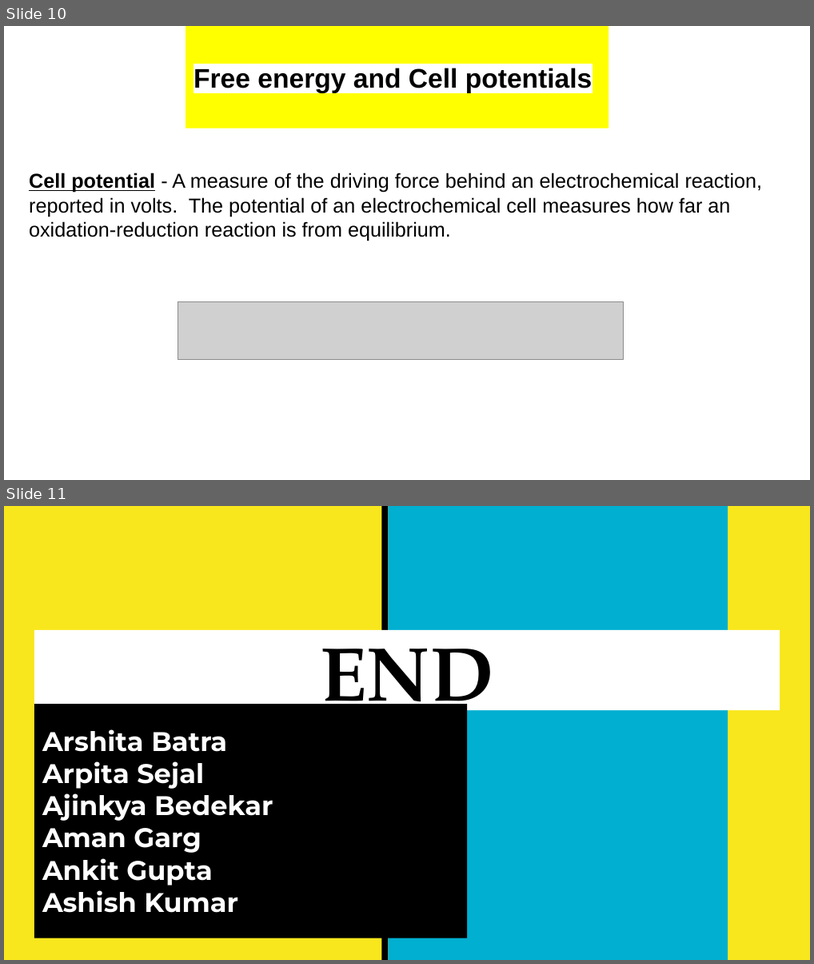
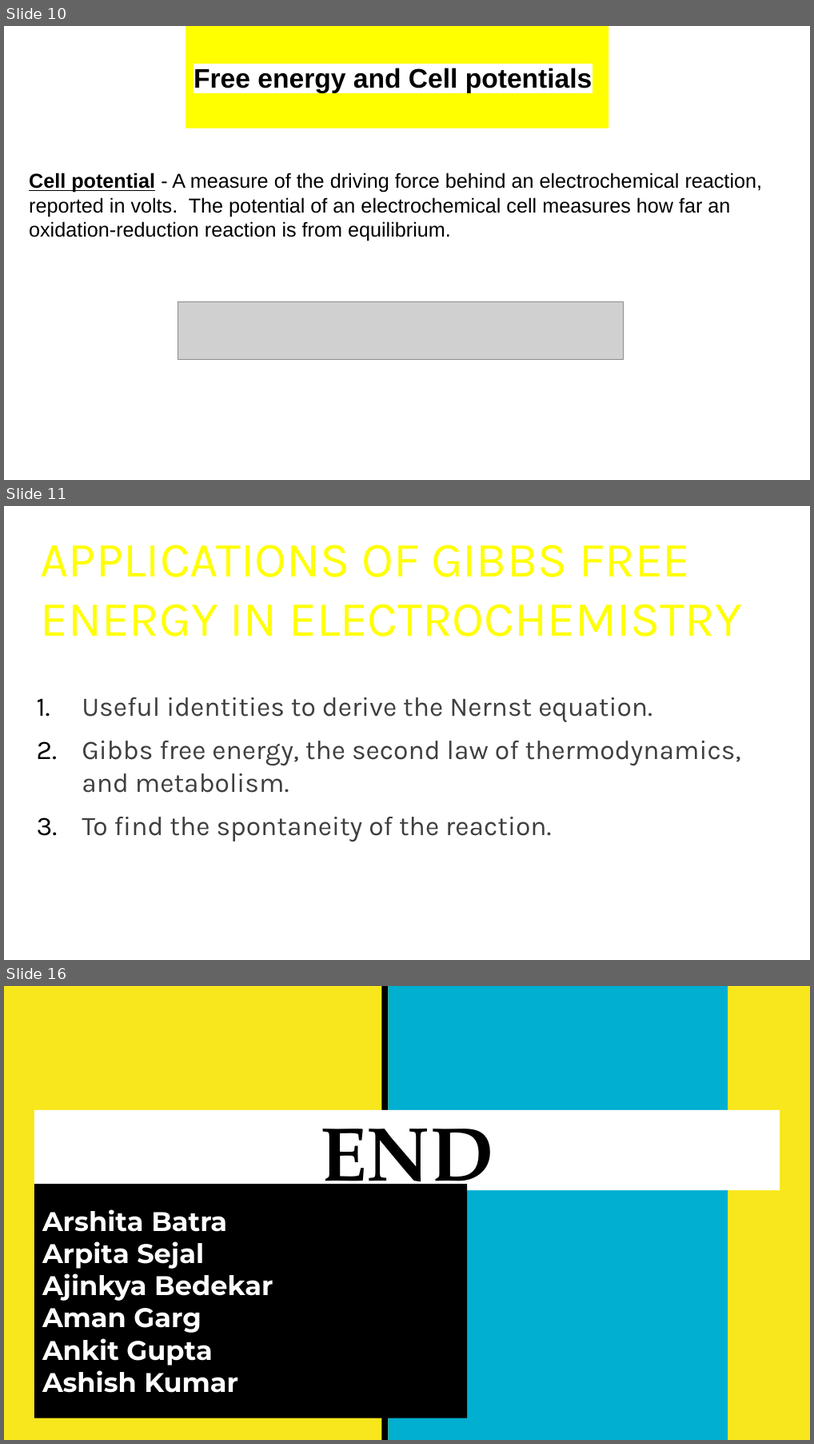
Before and after one commit to ajinkyabedekar/Chemistry-I, a slide deck: CHEMISTRY PRESENTATION.pptx. Shown one above the other, each under a label of ours: slides 10 and 11 before the commit, slides 10, 11 and 16 after it; the slides between them are not shown. The pictures are 814x964 and 814x1444 pixels, drawn with LibreOffice and Linux fonts; fonts in the diff are those of the drawing; grey boxes stand for pictures. Boxes give left, top, right and bottom in pixels: in the first picture for what was removed or moved away, otherwise in the second. Text is boxed around its words. In the diff, an @@ line names an element or a change of style, - is before the commit and + after.

```diff
--- a/CHEMISTRY PRESENTATION.pptx
+++ b/CHEMISTRY PRESENTATION.pptx
@@ slide 11 added at <box>4,506,810,960</box>, background #FFFFFF @@
@@ text added at <box>41,544,742,636</box>, 44 pt, text #FFFF00 @@
+APPLICATIONS OF GIBBS FREE ENERGY IN ELECTROCHEMISTRY
@@ text added at <box>82,697,742,841</box>, 24 pt, text #3F3F3F @@
+1. Useful identities to derive the Nernst equation.
+2. Gibbs free energy, the second law of thermodynamics, and metabolism.
+3. To find the spontaneity of the reaction.
@@ what was slide 11 is now slide 16 @@
```
Also in this commit, not shown: 1 slide changed, 4 other slides added, 10 other files.
